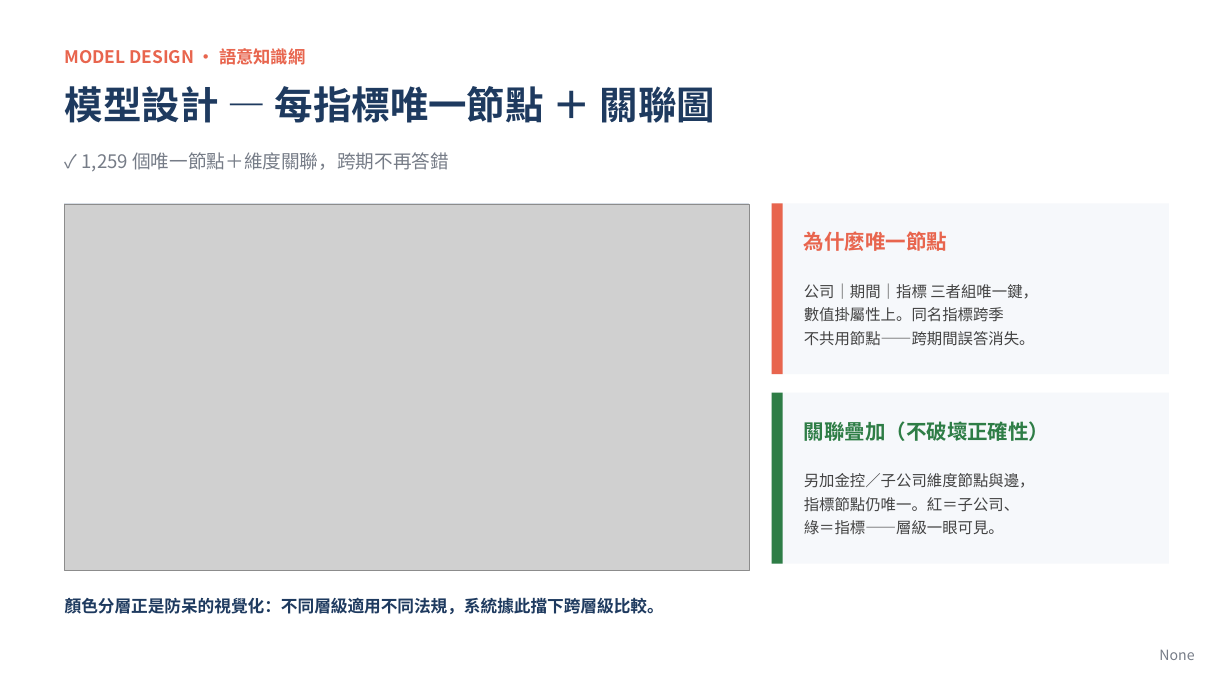
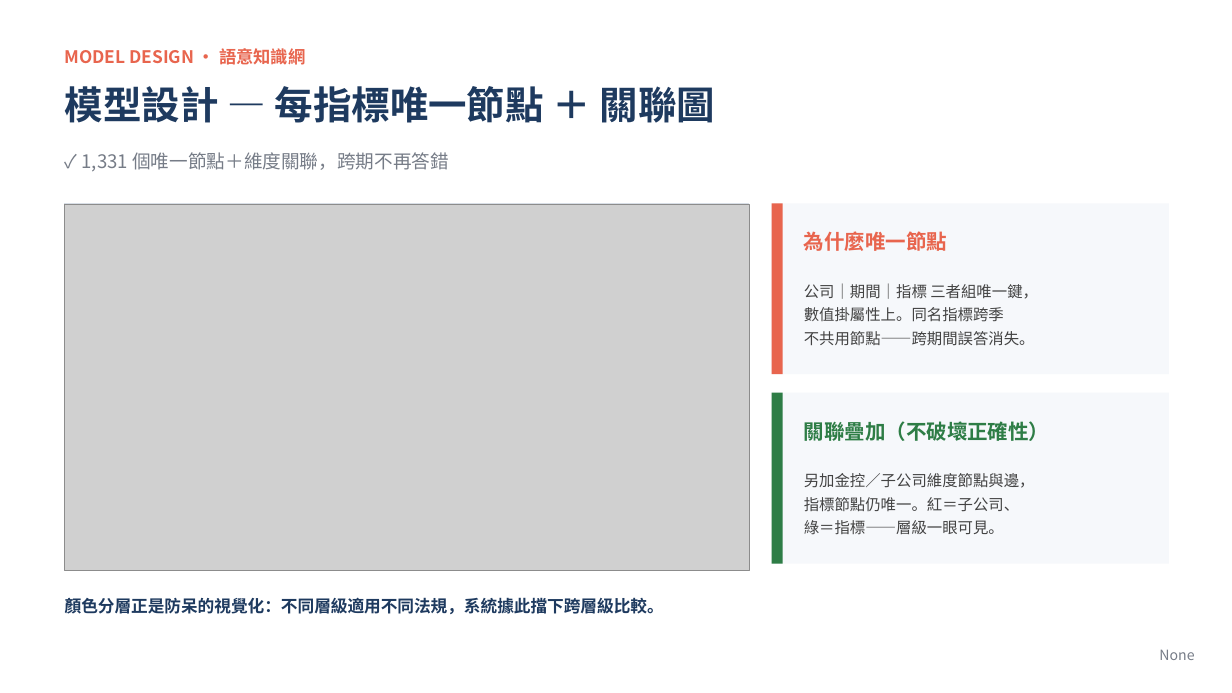
Before and after one commit to WangChiaChen/hybrid-rag-project, a slide deck: slide 7 of 簡報與文件/比賽簡報_升級版.pptx. Drawn at 1232x693 pixels with LibreOffice and Linux fonts; fonts in the diff are those of the drawing; grey boxes stand for pictures. Boxes give left, top, right and bottom in pixels: in the first picture for what was removed or moved away, otherwise in the second. Text is boxed around its words. In the diff, an @@ line names an element or a change of style, - is before the commit and + after.

```diff
--- a/簡報與文件/比賽簡報_升級版.pptx
+++ b/簡報與文件/比賽簡報_升級版.pptx
@@ text at (82,152,449,171): text changed @@
-✓ 1,259 個唯一節點＋維度關聯，跨期不再答錯
+✓ 1,331 個唯一節點＋維度關聯，跨期不再答錯
```
Also in this commit, not shown: 1 other slide changed, 1 other file.
